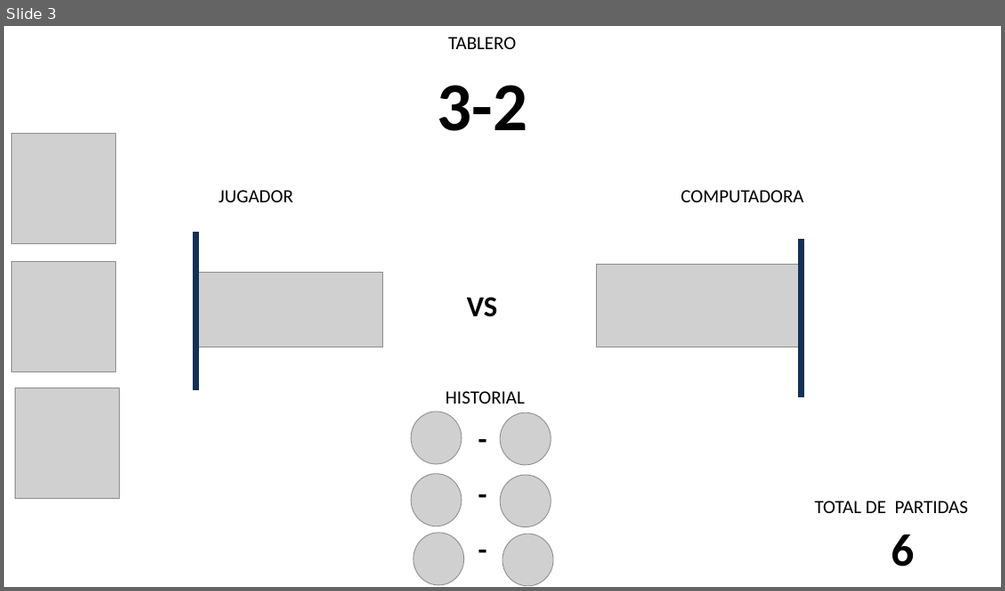
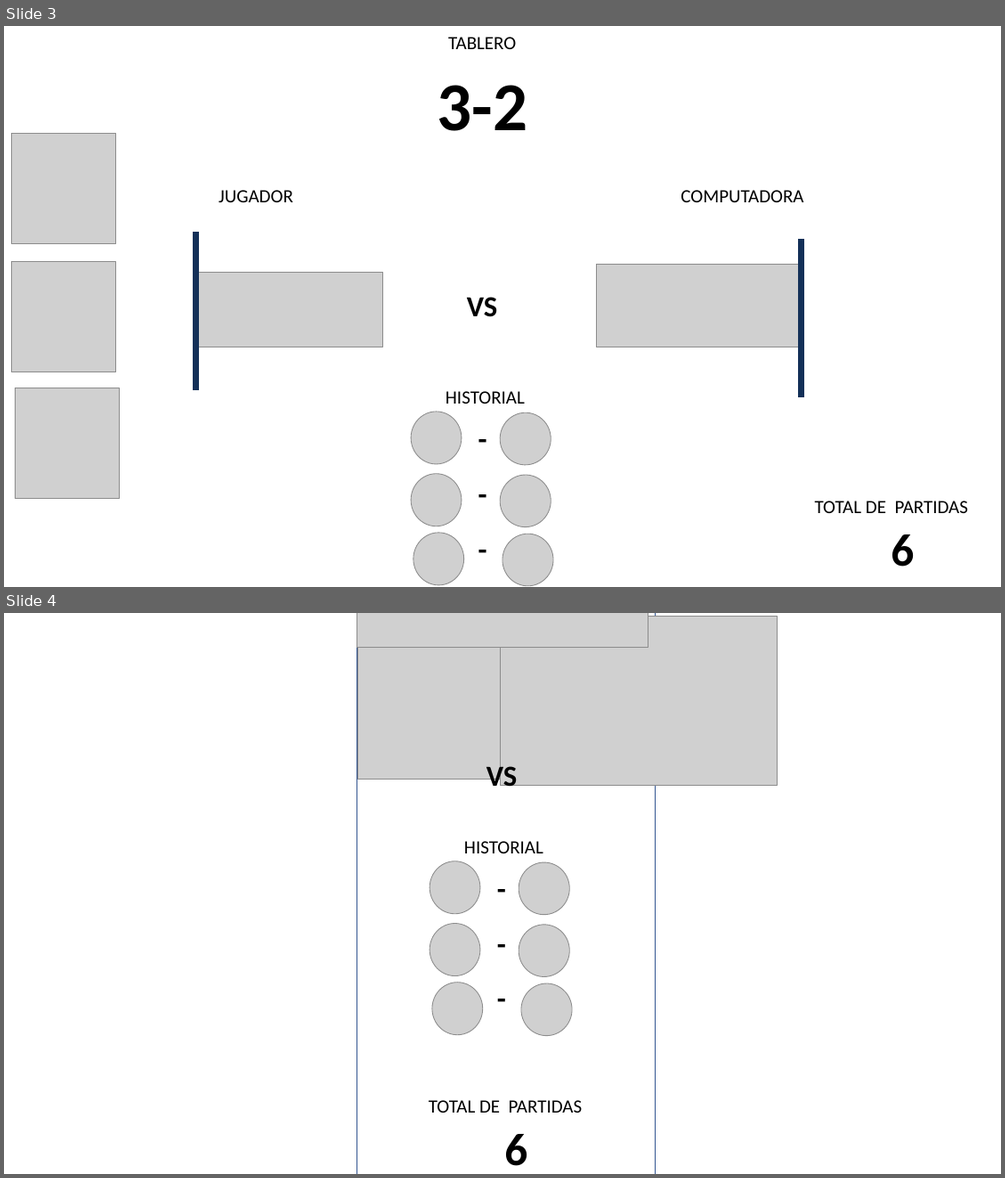
Before and after one commit to Diariela22/pruebamanitos, a slide deck: Presentation1.pptx. Shown one above the other, each under a label of ours: slide 3 before the commit, slides 3 and 4 after it. The pictures are 1005x591 and 1005x1178 pixels, drawn with LibreOffice and Linux fonts; fonts in the diff are those of the drawing; grey boxes stand for pictures; background and template pictures are left out. Boxes give left, top, right and bottom in pixels: in the first picture for what was removed or moved away, otherwise in the second. Text is boxed around its words. In the diff, an @@ line names an element or a change of style, - is before the commit and + after.

```diff
--- a/Presentation1.pptx
+++ b/Presentation1.pptx
@@ slide 4 added at (4,613,1001,1174), background #FFFFFF @@
@@ rectangle added at (357,613,655,1174), fill #FFFFFF, outline #325491 1 pt @@
@@ picture added at (357,613,647,648) @@
@@ picture added at (358,617,591,779) @@
@@ picture added at (501,616,777,785) @@
@@ text added at (486,762,517,793), 28 pt, text #000000, bold @@
+VS
@@ text added at (464,841,543,853), 18 pt, text #000000 @@
+HISTORIAL
@@ picture added at (429,861,480,914) @@
@@ text added at (489,866,513,908), 28 pt, text #000000, bold @@
+-
@@ picture added at (518,861,571,916) @@
@@ picture added at (429,924,480,976) @@
@@ text added at (489,922,513,965), 28 pt, text #000000, bold @@
+-
@@ picture added at (518,923,571,978) @@
@@ picture added at (432,982,483,1035) @@
@@ text added at (489,976,513,1019), 28 pt, text #000000, bold @@
+-
@@ picture added at (520,982,574,1037) @@
@@ text added at (429,1100,582,1112), 18 pt, text #000000 @@
+TOTAL DE PARTIDAS
@@ text added at (504,1134,527,1166), 44 pt, text #000000, bold @@
+6
```
Also in this commit, not shown: 1 slide removed.
